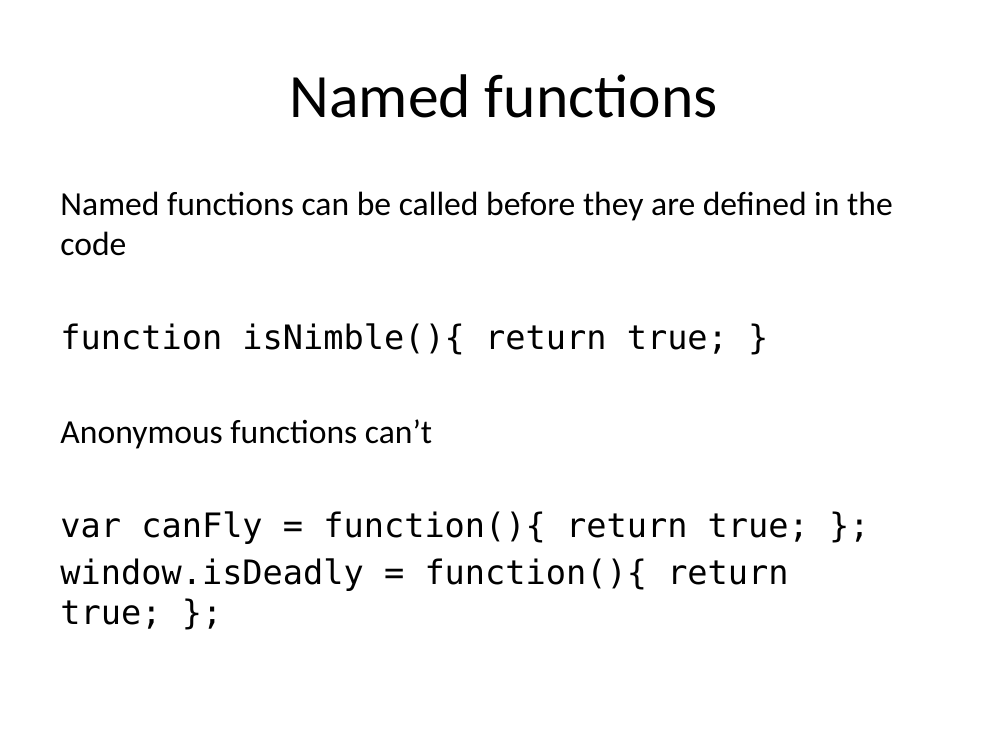
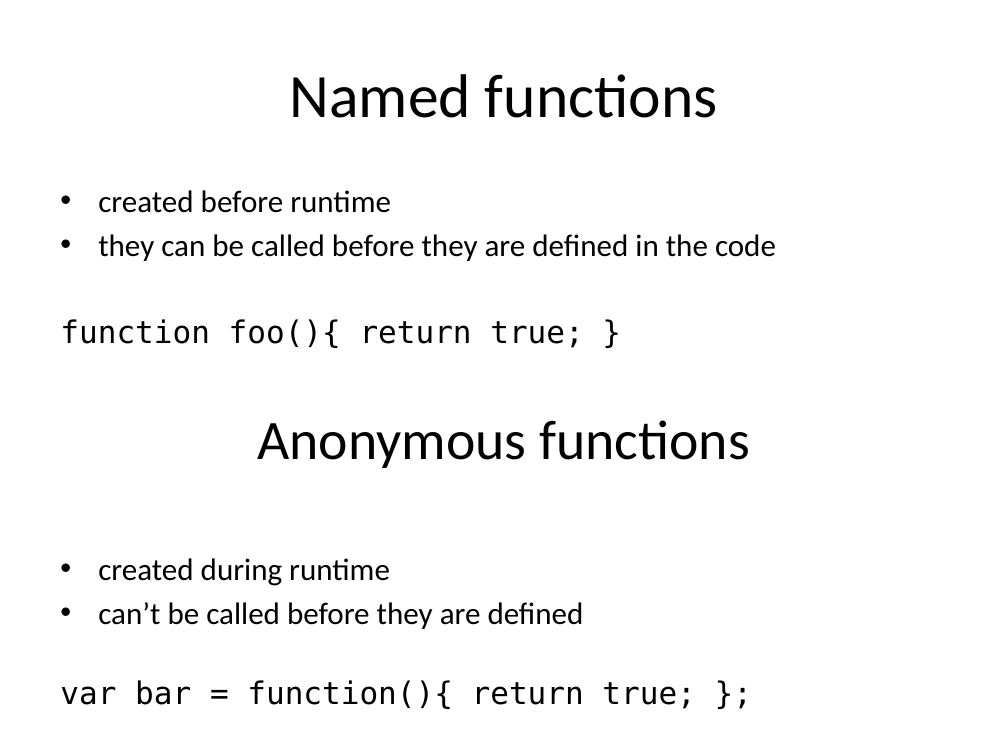
Before and after one commit to kimon-satan/SAEjavaScript, a slide deck: slide 8 of week8/slides/week8.pptx (slide 3 before the commit). Drawn at 1008x756 pixels with LibreOffice and Linux fonts; fonts in the diff are those of the drawing. Boxes give left, top, right and bottom in pixels: in the first picture for what was removed or moved away, otherwise in the second. Text is boxed around its words. In the diff, an @@ line names an element or a change of style, - is before the commit and + after.

Commit message:
slides complete

```diff
--- a/week8/slides/week8.pptx
+++ b/week8/slides/week8.pptx
@@ text at <box>60,190,776,709</box>: text changed; size 24 to 22.2 pt; font DejaVu Sans Mono to Calibri @@
-Named functions can be called before they are defined in the code
-function isNimble(){ return true; }
-Anonymous functions can’t
-var canFly = function(){ return true; };
-window.isDeadly = function(){ return true; };
+• created before runtime
+• they can be called before they are defined in the code
+function foo(){ return true; }
+Anonymous functions
+• created during runtime
+• can’t be called before they are defined
+var bar = function(){ return true; };
```
Also in this commit, not shown: 4 other slides changed, 10 slides added, 1 slide removed.
